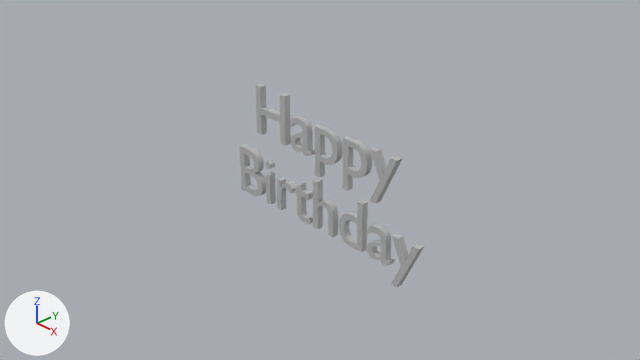
The Blender file App/app/src/main/assets/models/blender/happy-birthday.blend: old version first, new version second.
Both versions are drawn from the file's camera 'Camera'. Arrows for +X, +Y and +Z are at lower left; the lights stay in place.

In view in the first picture: 'Text'.
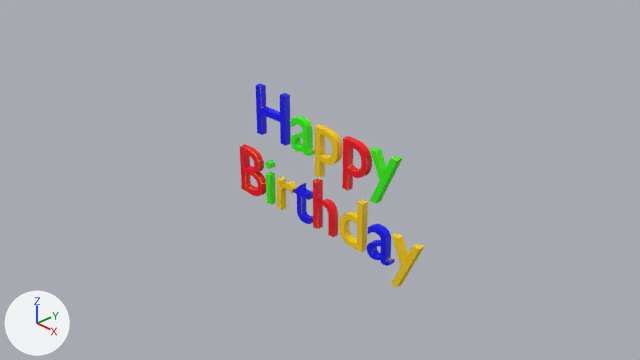
Where the change shows, as pixel boxes (x1, y1, x2, y2) in the pictures (640 x 360 px):
'Text', surface changed: (240, 83, 425, 287) in both

The edits, one by one:
Picture 'happy-birthday.png' (img_happy_birthday_png) is new.
In material 'Material.001' (mat_material_001), base_color is no longer (0.5, 0.5, 0.5), grey #bcbcbc.
In material 'Material.001' (mat_material_001), texture is now set to img_happy_birthday_png.
